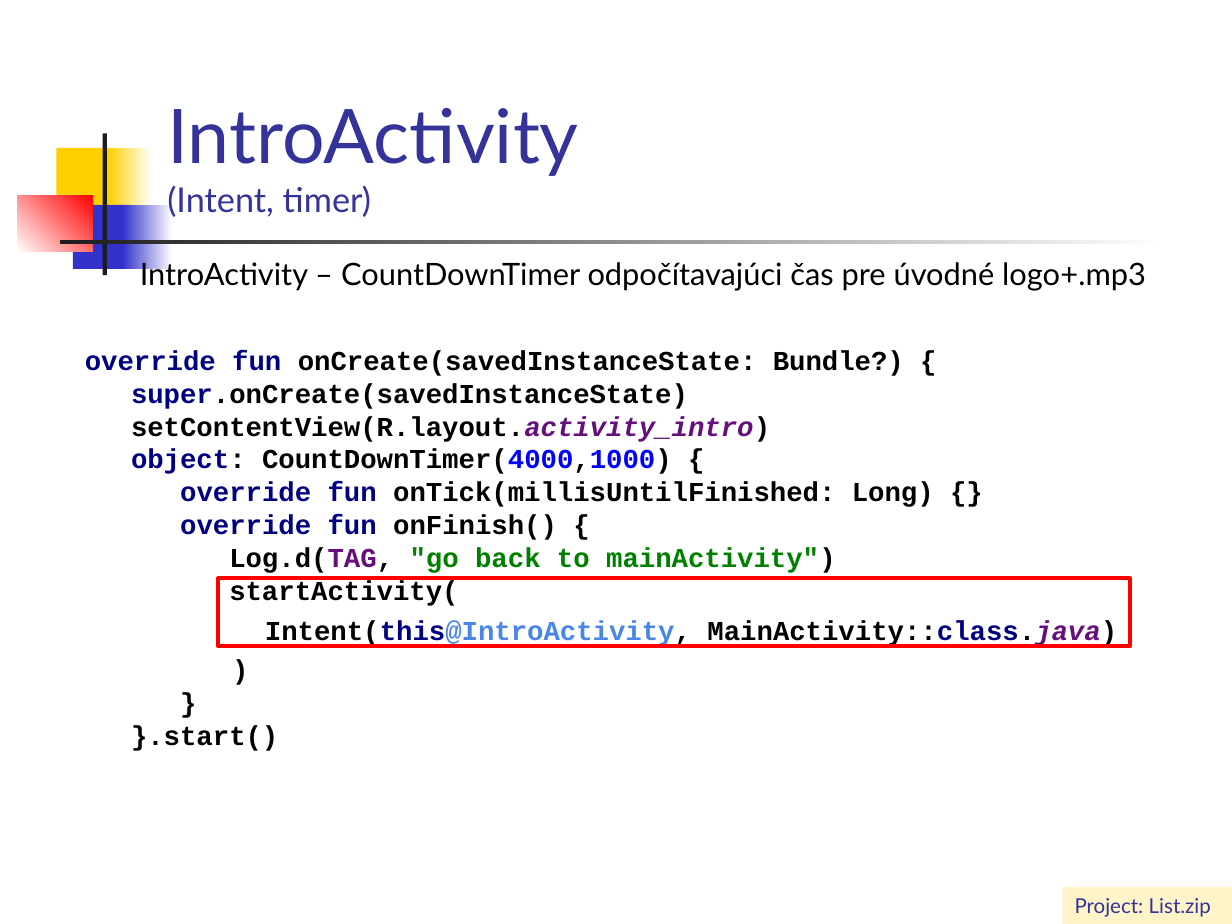
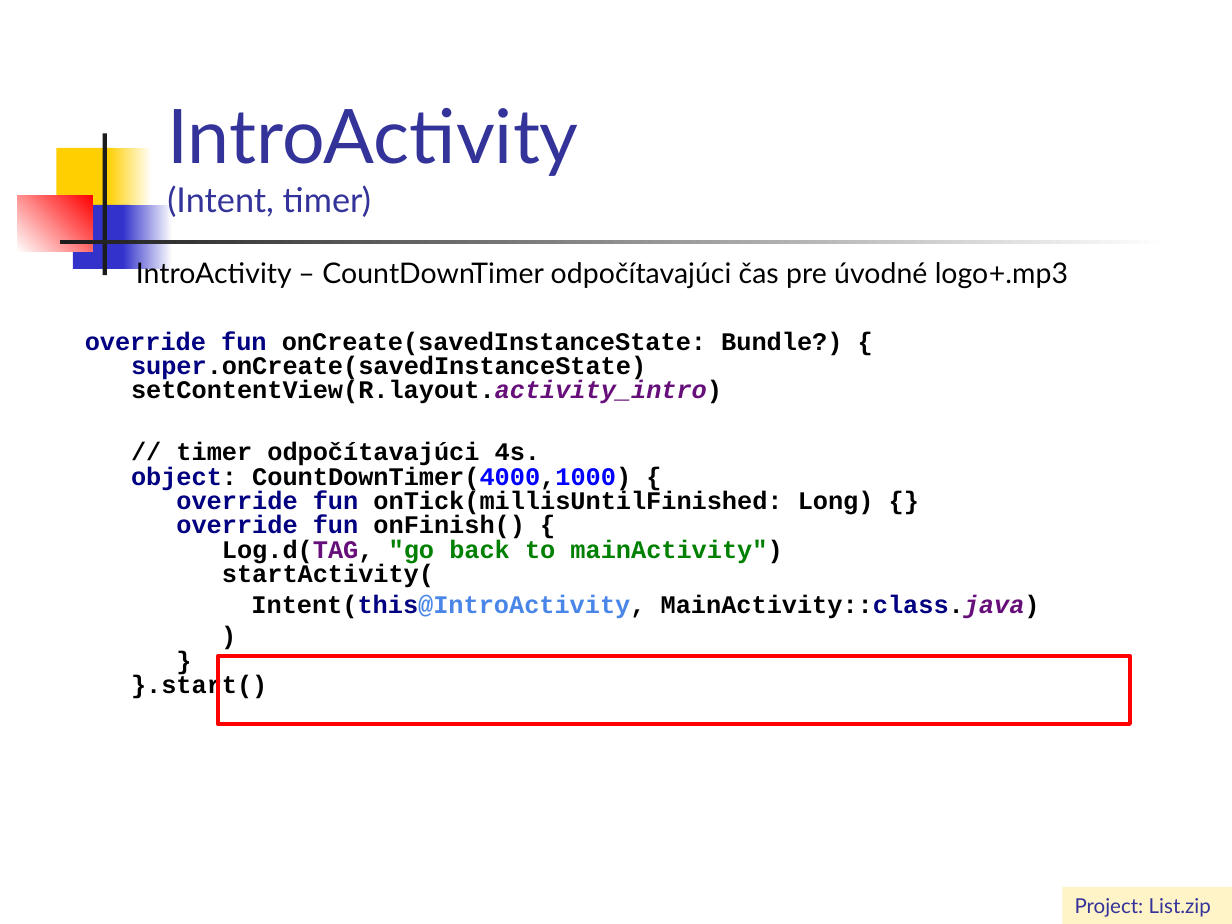
Before and after one commit to vmandro/Prednasky, a slide deck: slide 11 of 04/04_Android.ppt (slide 10 before the commit). Drawn at 1232x924 pixels with LibreOffice and Linux fonts; fonts in the diff are those of the drawing. Boxes give left, top, right and bottom in pixels: in the first picture for what was removed or moved away, otherwise in the second. Text is boxed around its words. In the diff, an @@ line names an element or a change of style, - is before the commit and + after.

```diff
--- a/04/04_Android.ppt
+++ b/04/04_Android.ppt
@@ text at (131, 258, 1068, 701): size 18 to 16.6 pt in "IntroActivity – CountDownTimer odpočítavajúci čas pre úvodné ..."; size 16 to 14.8 pt in "Intent(this@IntroActivity, MainActivity::class.java)", ") } }.start()"; line spacing 1 to 0.8 @@
@@ text at (85, 331, 874, 588): text changed; size 16 to 14.8 pt @@
-override fun onCreate(savedInstanceState: Bundle?) {
-super.onCreate(savedInstanceState)
-setContentView(R.layout.activity_intro)
-object: CountDownTimer(4000,1000) {
-override fun onTick(millisUntilFinished: Long) {}
-override fun onFinish() {
-Log.d(TAG, "go back to mainActivity")
-startActivity(
+override fun onCreate(savedInstanceState: Bundle?) {
+super.onCreate(savedInstanceState)
+setContentView(R.layout.activity_intro)
+// timer odpočítavajúci 4s.
+object: CountDownTimer(4000,1000) {
+override fun onTick(millisUntilFinished: Long) {}
+override fun onFinish() {
+Log.d(TAG, "go back to mainActivity")
+startActivity(
@@ rectangle: place and size @@
-rectangle at (218, 578, 1130, 646)
+rectangle at (218, 655, 1130, 723)
```
Also in this commit, not shown: 19 other slides changed, 8 slides added, 3 other files.
